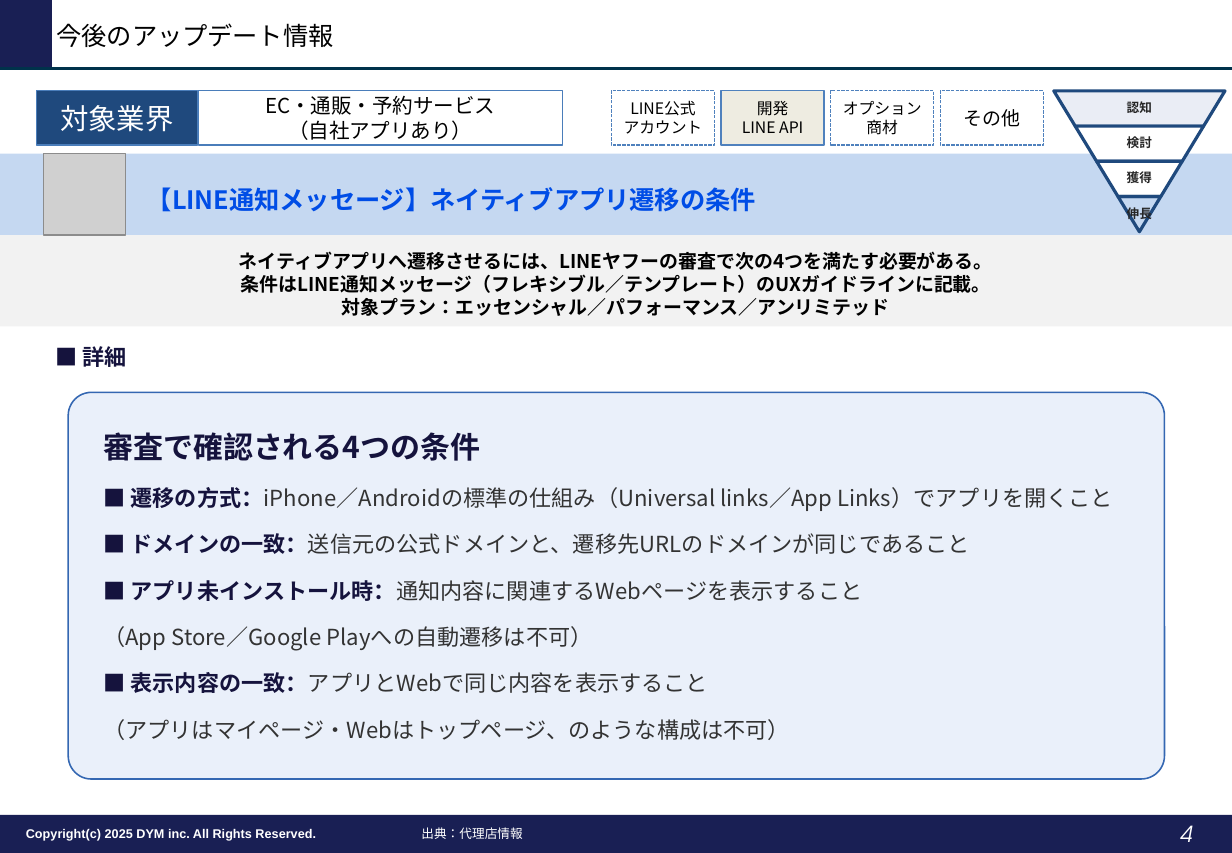
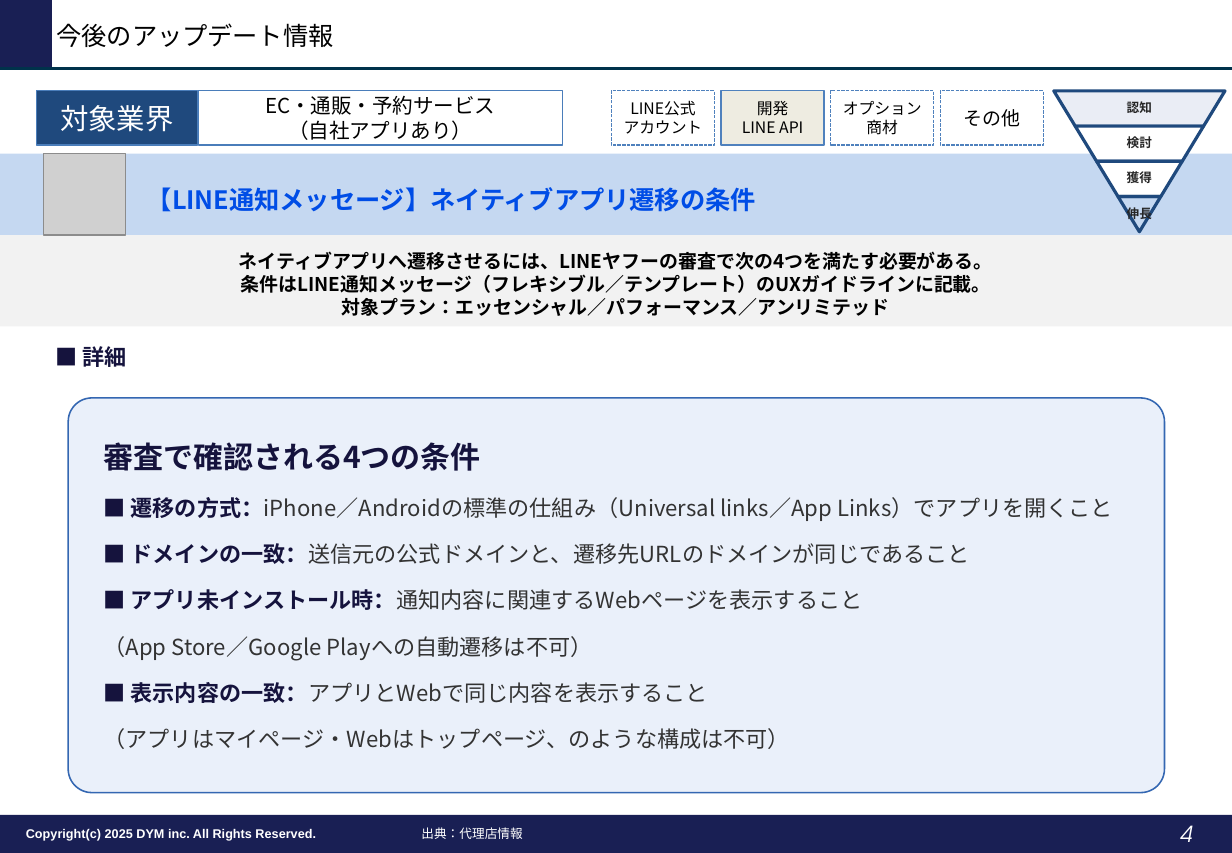
Before and after one commit to tonomura-r-dev/folder, a slide deck: slide 4 of LINEOA媒体最新情報_2026年10月トレンドレポート.pptx. Drawn at 1232x853 pixels with LibreOffice and Linux fonts; fonts in the diff are those of the drawing; grey boxes stand for pictures; background and template pictures are left out. Boxes give left, top, right and bottom in pixels: in the first picture for what was removed or moved away, otherwise in the second. Text is boxed around its words. In the diff, an @@ line names an element or a change of style, - is before the commit and + after.

```diff
--- a/LINEOA媒体最新情報_2026年10月トレンドレポート.pptx
+++ b/LINEOA媒体最新情報_2026年10月トレンドレポート.pptx
@@ rounded rectangle "審査で確認される4つの条件" resized from (x1=68, y1=392, x2=1165, y2=779) to (x1=68, y1=398, x2=1165, y2=793) @@
```
Also in this commit, not shown: 4 other slides changed, 1 other file.
